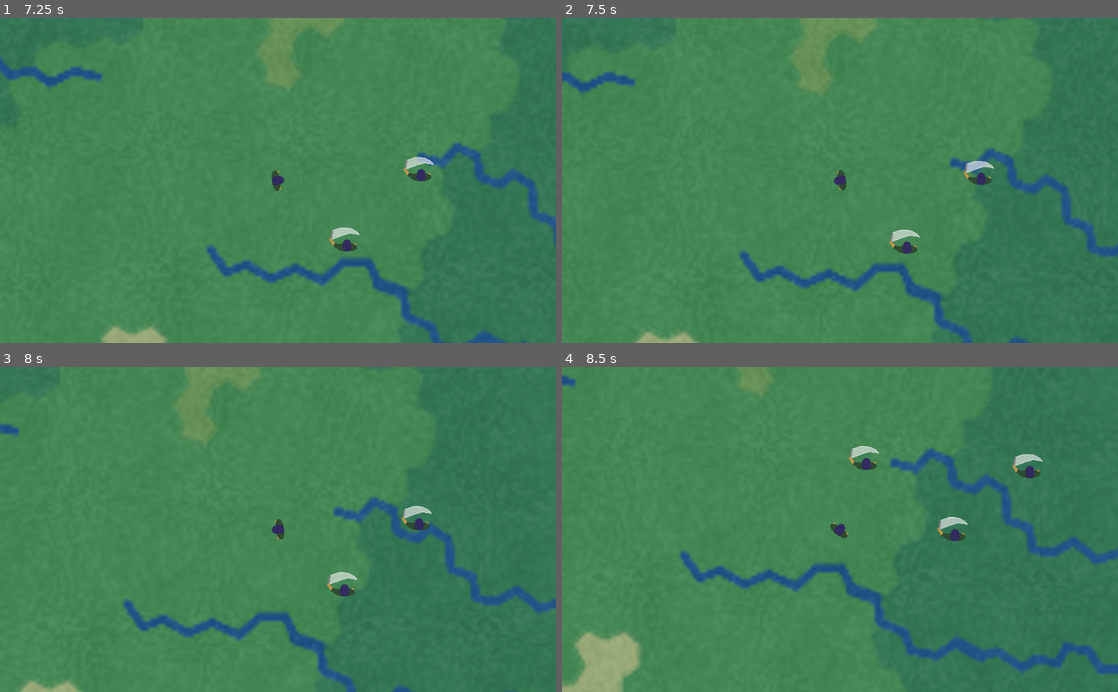
Above: before the commit, frames 1-4 (two rows, left to right).
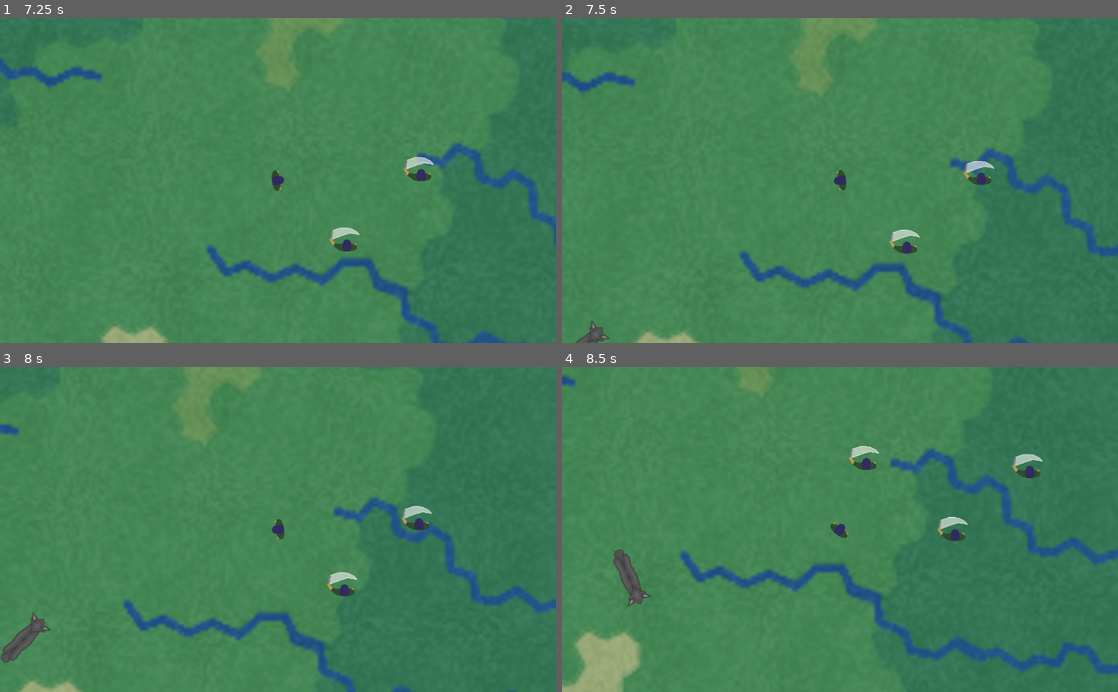
Above: after the commit, the same moments.

Repository: 32BitFlame/capstone-2019
Game: Godot game, scene res://TestRoom.tscn
The game is run twice, just before and just after one commit, with the same random seed, the same clock (stepped at 60 frames per second) and the same inputs.
Inputs (mouse positions are in pixels of both pictures, inside the frame that each line leads up to):
- Up to frame 1 (7.25 s): move the mouse to (400, 164) at 0.52 s; hold D (ui_right) 0.53-1.28 s; click (400, 164) at 0.6 s; move the mouse to (166, 196) at 1.27 s; hold S (ui_down) 1.28-2.03 s; tap Shift (sprint) every 1.5 s from 1.35 to 5.85 s; move the mouse to (333, 109) at 2.02 s; hold D (ui_right) 2.03-2.78 s; click (333, 109) at 2.1 s; move the mouse to (250, 245) at 2.77 s; hold W (ui_up) 2.78-3.53 s; move the mouse to (444, 229) at 3.52 s; hold A (ui_left) 3.53-5.03 s; click (444, 229) at 3.6 s; move the mouse to (111, 131) at 4.27 s; move the mouse to (305, 180) at 5.02 s; hold S (ui_down) 5.03-5.78 s; click (305, 180) at 5.1 s; move the mouse to (194, 99) at 5.77 s; hold D (ui_right) 5.78-6.53 s; move the mouse to (400, 164) at 6.52 s; hold W (ui_up) from 6.53 s (still down); click (400, 164) at 6.6 s
- Up to frame 2 (7.5 s): move the mouse to (728, 196) at 7.27 s; release W (ui_up) at 7.28 s; hold D (ui_right) from 7.28 s (still down); tap Shift (sprint) at 7.35 s
- Up to frame 3 (8 s): keep holding D (ui_right)
- Up to frame 4 (8.5 s): move the mouse to (895, 458) at 8.02 s; release D (ui_right) at 8.03 s; hold S (ui_down) from 8.03 s (still down); click (895, 458) at 8.1 s

Frame 1 is identical in both runs. In frame 2, 0.2% of the frame differs, in the area x 2-9%, y 93-100%; in frame 3, 0.5%; in frame 4, 0.5%, in the area x 9-16%, y 55-74%.

Commit message:
It works

Diff:
--- a/TestRoom.tscn
+++ b/TestRoom.tscn
@@ -1,36 +1,35 @@
 [gd_scene load_steps=7 format=2]
 
-[ext_resource path="res://Enemy_Spawn.gd" type="Script" id=1]
-[ext_resource path="res://objects/NetController.tscn" type="PackedScene" id=2]
-[ext_resource path="res://Map.tscn" type="PackedScene" id=3]
-[ext_resource path="res://Test_Enemy.tscn" type="PackedScene" id=4]
-[ext_resource path="res://Test_Enemy.gd" type="Script" id=5]
-[ext_resource path="res://objects/player.tscn" type="PackedScene" id=6]
+[ext_resource path="res://objects/NetController.tscn" type="PackedScene" id=1]
+[ext_resource path="res://Map.tscn" type="PackedScene" id=2]
+[ext_resource path="res://Test_Enemy.tscn" type="PackedScene" id=3]
+[ext_resource path="res://Test_Enemy.gd" type="Script" id=4]
+[ext_resource path="res://objects/player.tscn" type="PackedScene" id=5]
+[ext_resource path="res://Enemy_Spawn.gd" type="Script" id=6]
 
 [node name="TestRoom" type="Node2D"]
-script = ExtResource( 1 )
 
-[node name="HTTPRequest" parent="." instance=ExtResource( 2 )]
+[node name="HTTPRequest" parent="." instance=ExtResource( 1 )]
 max_redirects = -1
-net_iter_max = 2000
+net_iter_max = 200
 
-[node name="StaticBody2D" parent="." instance=ExtResource( 3 )]
+[node name="StaticBody2D" parent="." instance=ExtResource( 2 )]
 
-[node name="Test_Wolf" parent="." instance=ExtResource( 4 )]
+[node name="Test_Wolf" parent="." instance=ExtResource( 3 )]
 position = Vector2( 1323.91, -1609.77 )
-script = ExtResource( 5 )
+script = ExtResource( 4 )
 Walk_Speed = 300
 Lower_DC_CD_Range = 100
 Upper_DC_CD_Range = 200
 
-[node name="Test_Wolf2" parent="." instance=ExtResource( 4 )]
+[node name="Test_Wolf2" parent="." instance=ExtResource( 3 )]
 position = Vector2( 1060.17, -1617.64 )
-script = ExtResource( 5 )
+script = ExtResource( 4 )
 Walk_Speed = 300
 Lower_DC_CD_Range = 100
 Upper_DC_CD_Range = 200
 
-[node name="Player" parent="." instance=ExtResource( 6 )]
+[node name="Player" parent="." instance=ExtResource( 5 )]
 position = Vector2( 1322.51, -1686.91 )
 walk_speed = 200.0
 sprint_speed = 400.0
@@ -44,4 +43,7 @@
 current = true
 drag_margin_h_enabled = false
 drag_margin_v_enabled = false
+
+[node name="Enemy_Spawn" type="Node2D" parent="."]
+script = ExtResource( 6 )
 [connection signal="request_completed" from="HTTPRequest" to="HTTPRequest" method="_on_HTTPRequest_request_completed"]
--- a/objects/server_update.gd
+++ b/objects/server_update.gd
@@ -1,20 +1,36 @@
 extends HTTPRequest
 
-var uri = 'https://jsonplaceholder.typicode.com/todos/1'; #URI for the game server
-
+var uri = 'http://localhost:8080'; #URI for the game server
 export (int) var net_iter_max; #The number of frames inbetween server polls
 var net_iter = 0;
+var last_uuid = "";
+var spawn;
 func _ready():
-	pass
+    pass
 func _process(delta):
-	if(net_iter >= net_iter_max): #Runs code when net iter reaches a specific number of frames
-		net_iter = 0; #Resets net iter
-		# Poll http server
-		var test = request(uri)
-	net_iter+=1;
+    if(net_iter >= net_iter_max): #Runs code when net iter reaches a specific number of frames
+        net_iter = 0; #Resets net iter
+        # Poll http server
+        var test = request(uri)
+    net_iter+=1;
 
 func _on_HTTPRequest_request_completed(result, response_code, headers, body):
 	var resultString = body.get_string_from_utf8() #Dumps unicode string from request
 	if(resultString == ""):
-		return #ignores if no updates are indicated
+	    return #ignores if no updates are indicated
 	var json = JSON.parse(resultString); #Parses input into a dictionary
+	if typeof(json.result) == TYPE_ARRAY:
+	    pass
+	else:
+		print(json.result['enemy'])
+		if last_uuid != json.result['uuid']:
+			print(last_uuid)
+			print(json.result['uuid'])
+			last_uuid = json.result['uuid']
+			if(json.result['enemy'] == 'wolf'):
+				spawn = get_parent().get_node("Enemy_Spawn")
+				spawn.EN = 0
+				spawn._Spawn_Enemy()
+				print("Spawned!")
+		else:
+			print("No changes made")
Not shown, changed: Python/discord-bot.py
